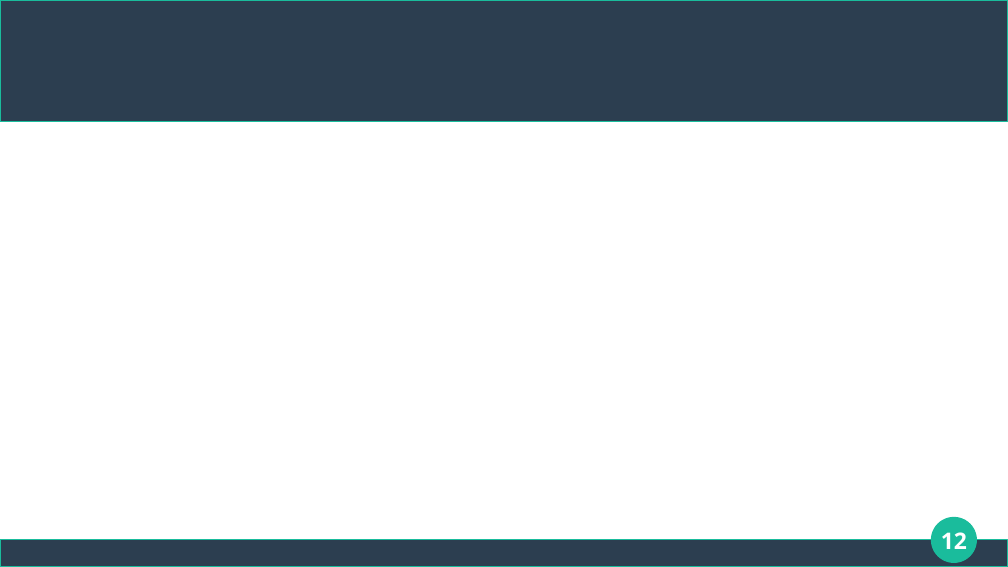
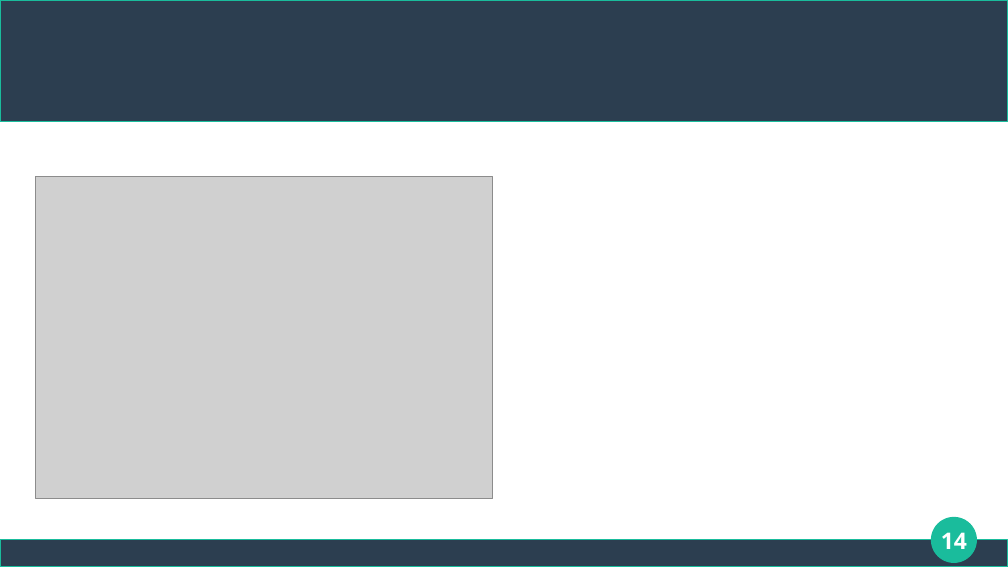
Before and after one commit to Chularev/articles, a slide deck: slide 14 of Psychology/4. аллостаз.odp (slide 12 before the commit). Drawn at 1008x567 pixels with LibreOffice and Linux fonts; fonts in the diff are those of the drawing; grey boxes stand for pictures. Boxes give left, top, right and bottom in pixels: in the first picture for what was removed or moved away, otherwise in the second. Text is boxed around its words. In the diff, an @@ line names an element or a change of style, - is before the commit and + after.

```diff
--- a/Psychology/4. аллостаз.odp
+++ b/Psychology/4. аллостаз.odp
@@ picture added at (x1=36, y1=177, x2=492, y2=499) @@
@@ page number at (x1=941, y1=532, x2=967, y2=549): text changed @@
-12
+14
```
Also in this commit, not shown: 2 slides added, 5 other files.
